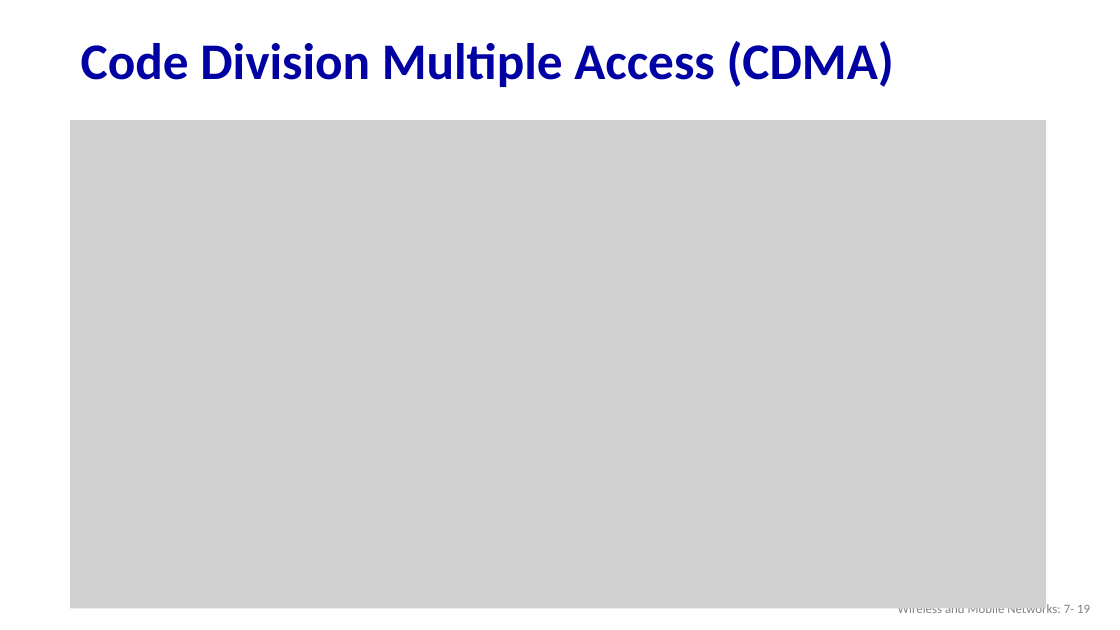
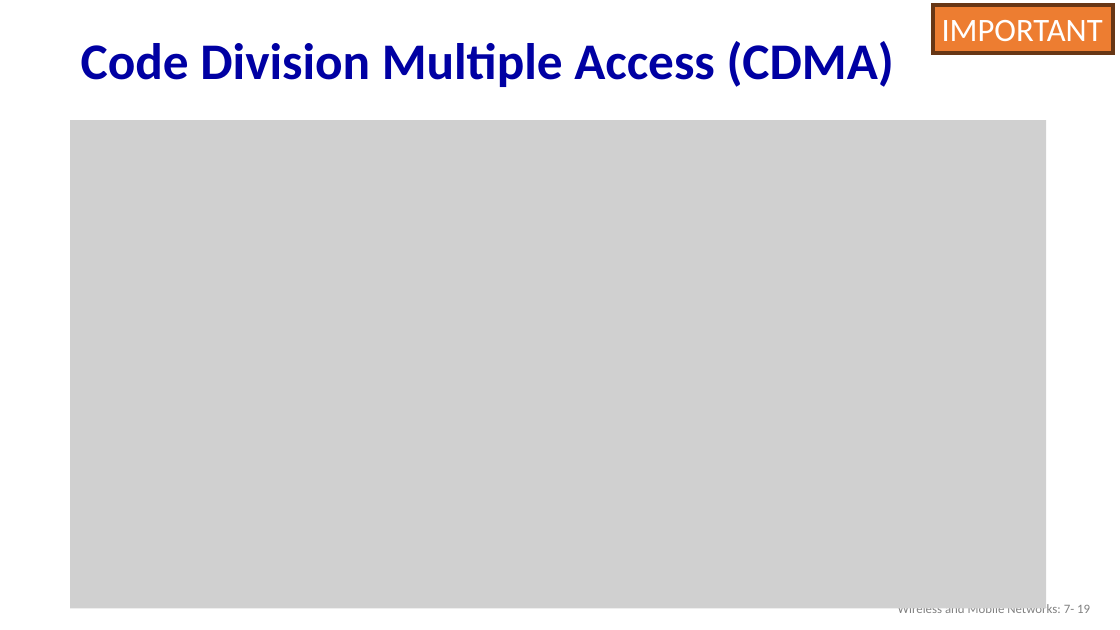
Before and after one commit to guhofstra/CSC175, a slide deck: slide 19 of PPTs/7.1 Wireless.pptx. Drawn at 1120x630 pixels with LibreOffice and Linux fonts; fonts in the diff are those of the drawing; grey boxes stand for pictures. Boxes give left, top, right and bottom in pixels: in the first picture for what was removed or moved away, otherwise in the second. Text is boxed around its words. In the diff, an @@ line names an element or a change of style, - is before the commit and + after.

```diff
--- a/PPTs/7.1 Wireless.pptx
+++ b/PPTs/7.1 Wireless.pptx
@@ rectangle added at (933, 5, 1113, 53), fill #ED7D31, outline #683715 3 pt, 28 pt, text #FFFFFF @@
+IMPORTANT
```
Also in this commit, not shown: 23 other slides changed, 1 slide added, 1 other file.
